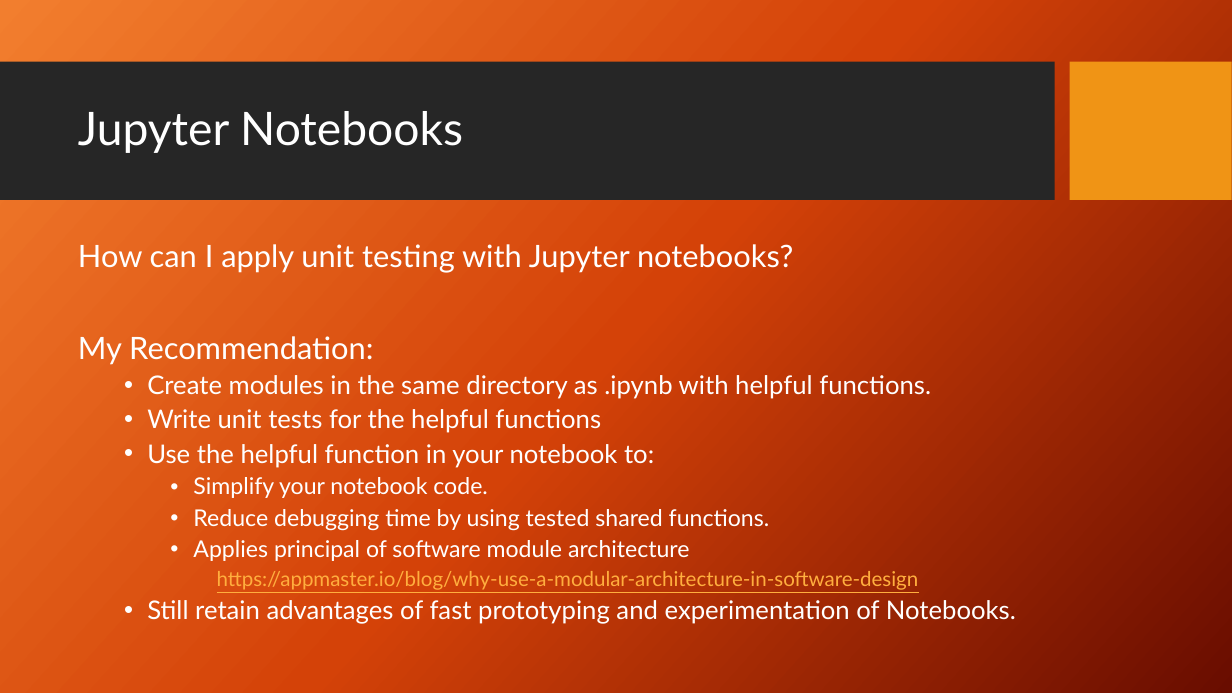
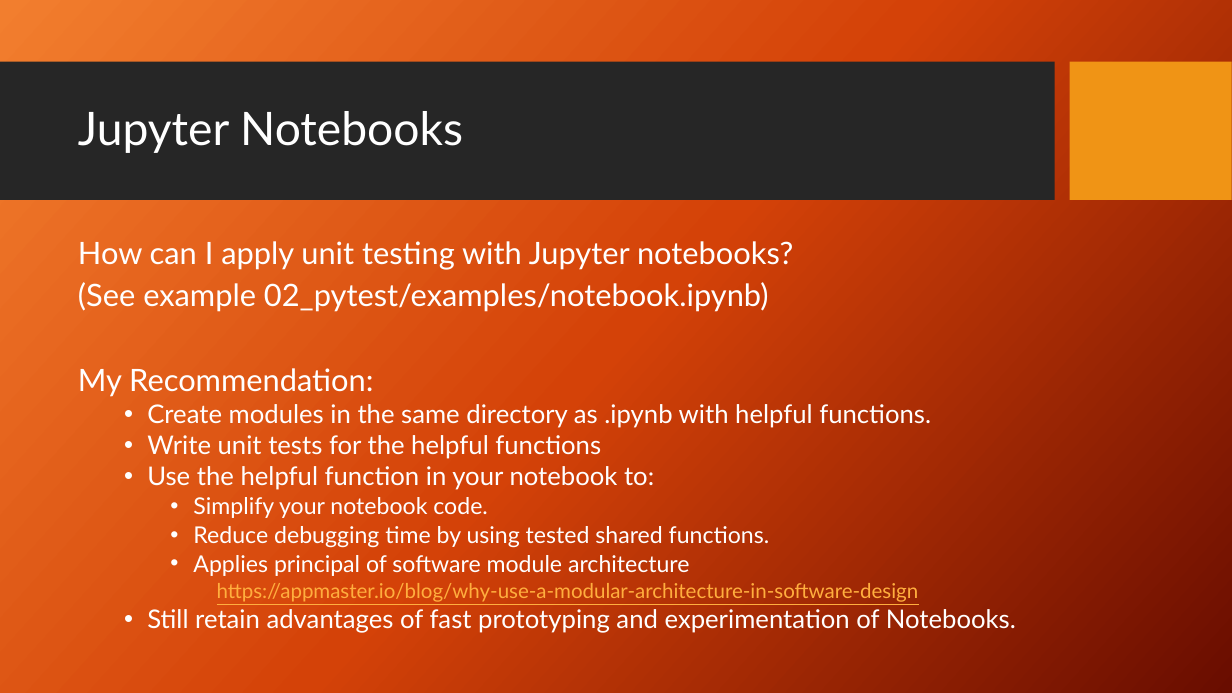
Before and after one commit to PrincetonUniversity/software_testing, a slide deck: slide 11 of UnitTestingSlides.pptx. Drawn at 1232x693 pixels with LibreOffice and Linux fonts; fonts in the diff are those of the drawing; background and template pictures are left out. Boxes give left, top, right and bottom in pixels: in the first picture for what was removed or moved away, otherwise in the second. Text is boxed around its words. In the diff, an @@ line names an element or a change of style, - is before the commit and + after.

Commit message:
update slides to reference example files

```diff
--- a/UnitTestingSlides.pptx
+++ b/UnitTestingSlides.pptx
@@ text at <box>78,241,1016,633</box>: line spacing 0.9 to 0.8 @@
@@ text at <box>78,282,769,312</box>: paragraph added @@
+(See example 02_pytest/examples/notebook.ipynb)
```
Also in this commit, not shown: 7 other slides changed.
